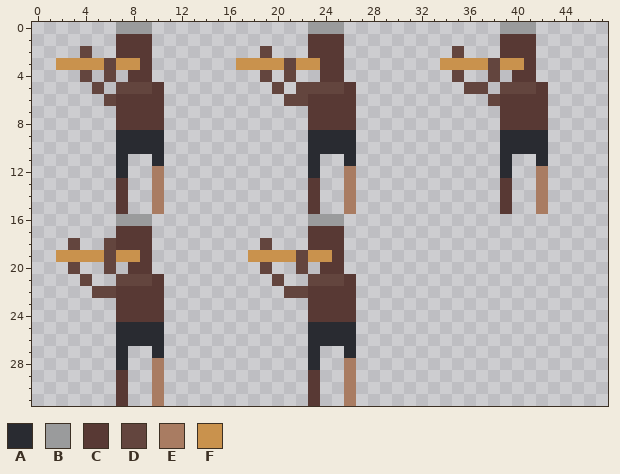
File history of a pixel-art sprite, ocean game/Assets/flute.png. The picture above was drawn from the file before the commit.
The file is 48x32 pixels.
Palette (. is transparent): A #292b31  B #9a9b9c  C #583934  D #63453e  E #a97c62  F #c9924d
Pixels before, first column x 2:
 0 .....BBB.............BBB.............BBB.
 1 .....CCC.............CCC.............CCC.
 2 ..D..CCC.........D...CCC.........D...CCC.
 3 FFFFDFFC.......FFFFDFFCC........FFFFDFFC.
 4 ..D.D.CC.........D.D..CC.........D..D.CC.
 5 ...D.DDDC.........D.DDDDC.........DD.DDDC
 6 ....DCCCC..........DDCCCC...........DCCCC
 7 .....CCCC............CCCC............CCCC
 8 .....CCCC............CCCC............CCCC
 9 .....AAAA............AAAA............AAAA
10 .....AAAA............AAAA............AAAA
11 .....A..A............A..A............A..A
12 .....A..E............A..E............A..E
13 .....C..E............C..E............C..E
14 .....C..E............C..E............C..E
15 .....C..E............C..E............C..E
16 .....BBB.............BBB.................
17 .....CCC.............CCC.................
18 .D..DCCC.........D...CCC.................
19 FFFFDFFC........FFFFDFFC.................
20 .D..D.CC.........D..D.CC.................
21 ..D..DDDC.........D..DDDC................
22 ...DDCCCC..........DDCCCC................
23 .....CCCC............CCCC................
24 .....CCCC............CCCC................
25 .....AAAA............AAAA................
26 .....AAAA............AAAA................
27 .....A..A............A..A................
28 .....A..E............A..E................
29 .....C..E............C..E................
30 .....C..E............C..E................
31 .....C..E............C..E................
Now the later version:
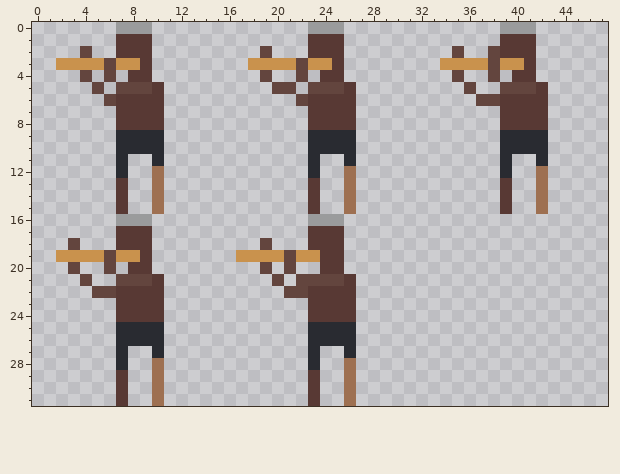
From old to new:
colour E: #a97c62 -> #9e7051
Changed rows in their new state; - is a pixel that keeps its letter.
first column x 17:
 2 ---------------------D
 3 .---FD-F--------------
 4 ----.D----------------
 5 ----D.--------------.-
 6 ----.---------------D-
first column x 6:
18 .------------------
19 -----------F---DF-C
20 ---------------D.--
21 ----------------D--
